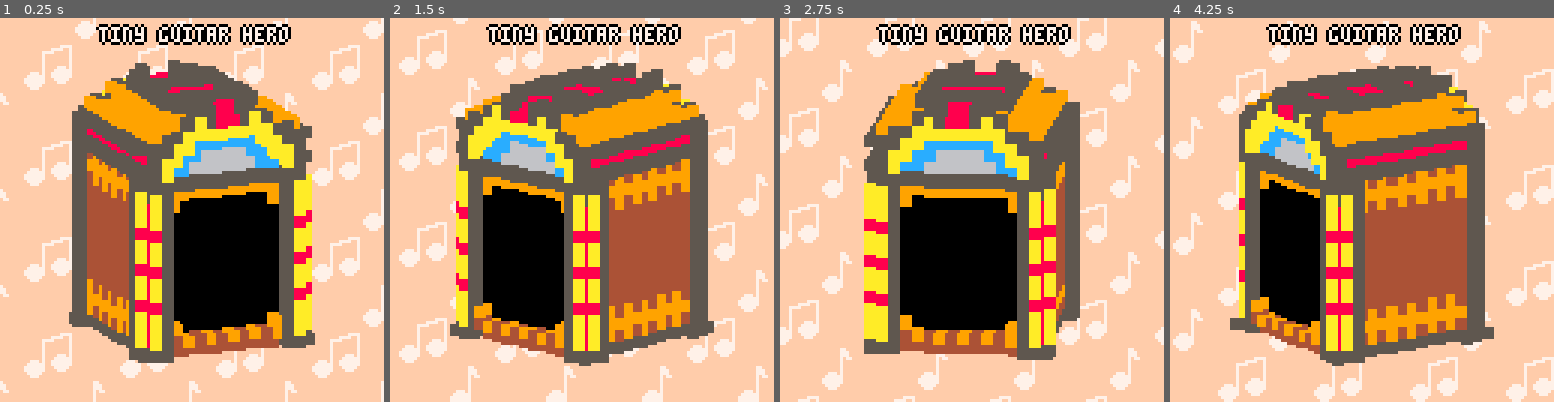
Above: before the commit, frames 1-4 (left to right).
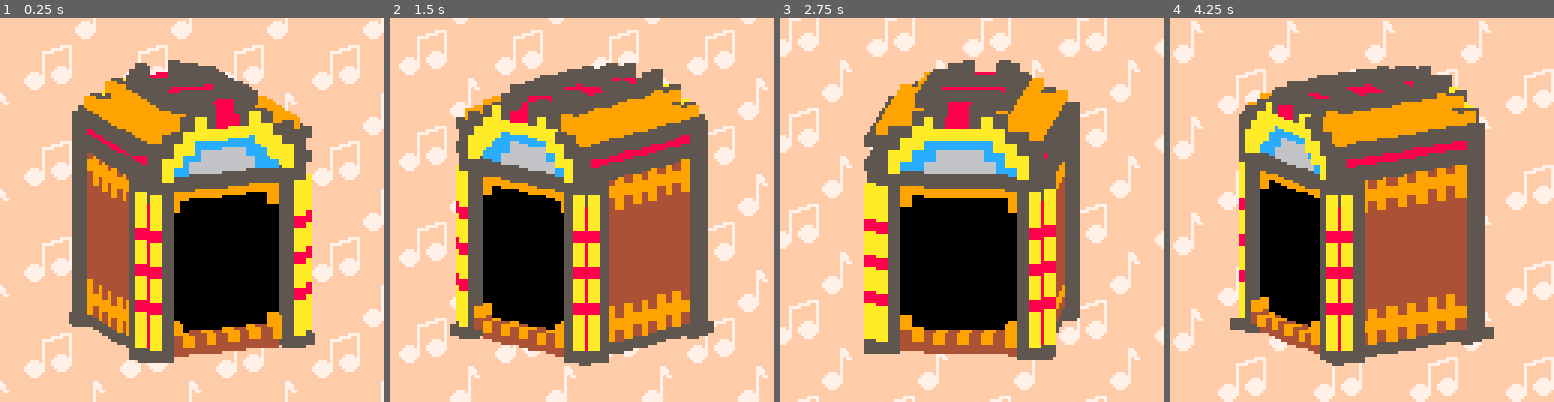
Above: after the commit, the same moments.

Repository: julietteO/pico-8-games
Game: PICO-8 cartridge tiny_tv_jam.p8
The game is run twice, just before and just after one commit, with the same random seed, the same clock (stepped at 60 frames per second) and the same inputs.
Inputs:
- Up to frame 1 (0.25 s): no input
- Up to frame 2 (1.5 s): tap O (Z key) at 0.7 s
- Up to frame 3 (2.75 s): hold Right 1.6-2.1 s; tap O (Z key) at 1.7, 2.1, 2.5 s; hold Up 2.15-2.42 s; hold Right from 2.47 s (still down)
- Up to frame 4 (4.25 s): tap O (Z key) every 0.4 s from 2.9 to 4.1 s; release Right at 3.03 s; hold Left 3.08-3.58 s; hold Down 3.63-3.97 s; hold Right from 4.02 s (still down)

The runs differ from the first frame. In frame 1, 2.0% of the frame differs, in the area x 25-76%, y 1-8%; in frame 2, 2.1%; in frame 3, 2.0%; in frame 4, 2.1%.

Commit message:
Move notes

Diff:
--- a/tiny_tv_jam.p8
+++ b/tiny_tv_jam.p8
@@ -34,7 +34,77 @@
 tv_debug      =false
 
 --game vars
-songs={}
+current_level=1
+timer=0
+songs={
+ {
+ 	title='smoke on the water',
+		length=12,
+ 	notes={
+ 	 {
+ 	 	d='down',
+ 	 	x=3,
+ 	 	y=4,
+ 	 	t=10
+ 	 }, 	 {
+ 	 	d='left',
+ 	 	x=3,
+ 	 	y=4,
+ 	 	t=10
+ 	 }, 	 {
+ 	 	d='right',
+ 	 	x=3,
+ 	 	y=4,
+ 	 	t=10
+ 	 }, 	 {
+ 	 	d='down',
+ 	 	x=3,
+ 	 	y=4,
+ 	 	t=10
+ 	 }, 	 {
+ 	 	d='left',
+ 	 	x=3,
+ 	 	y=4,
+ 	 	t=10
+ 	 }, 	 {
+ 	 	d='up',
+ 	 	x=3,
+ 	 	y=4,
+ 	 	t=10
+ 	 }, 	 {
+ 	 	d='right',
+ 	 	x=3,
+ 	 	y=4,
+ 	 	t=10
+ 	 }, 	 {
+ 	 	d='down',
+ 	 	x=3,
+ 	 	y=4,
+ 	 	t=10
+ 	 }, 	 {
+ 	 	d='left',
+ 	 	x=3,
+ 	 	y=4,
+ 	 	t=10
+ 	 }, 	 {
+ 	 	d='right',
+ 	 	x=3,
+ 	 	y=4,
+ 	 	t=10
+ 	 }, 	 {
+ 	 	d='left',
+ 	 	x=3,
+ 	 	y=4,
+ 	 	t=10
+ 	 }, 	 {
+ 	 	d='down',
+ 	 	x=3,
+ 	 	y=4,
+ 	 	t=10
+ 	 },
+ 	}
+ }
+}
 arrows={
     {
         name='up',
@@ -83,14 +153,17 @@
 
 ---update your game here
 function _game_update()
-    _tilt_tv()
-    _update_arrows()
+ _tilt_tv()
+ _update_arrows()
+ _update_notes()
+	timer+=1
 end
 
 
 ---draw your game here
 function _game_draw()
-    _draw_arrows()
+ _draw_arrows()
+	_draw_notes()
 end
 
 
@@ -105,7 +178,7 @@
 --puts text on the screen (optional)
 function _set_screen_text()
 
- tv_add_text("tiny guitar hero",64,5,1,7,0)
+ -- tv_add_text("tiny guitar hero",64,5,1,7,0)
  --(text,x,y,alignment,color0,color1)
 
 end
@@ -135,27 +208,45 @@
 end
 
 function _update_arrows()
- if btnp(0) then
+ if btn(2) then
   arrows[1].is_active=true
   arrows[2].is_active=false
   arrows[3].is_active=false
   arrows[4].is_active=false
- elseif btnp(1) then
+ elseif btn(3) then
   arrows[1].is_active=false
   arrows[2].is_active=true
   arrows[3].is_active=false
   arrows[4].is_active=false
- elseif btnp(2) then
+ elseif btn(0) then
   arrows[1].is_active=false
   arrows[2].is_active=false
   arrows[3].is_active=true
   arrows[4].is_active=false
- elseif btnp(3) then
+ elseif btn(1) then
   arrows[1].is_active=false
   arrows[2].is_active=false
   arrows[3].is_active=false
   arrows[4].is_active=true
- end
+ else
+  arrows[1].is_active=false
+  arrows[2].is_active=false
+  arrows[3].is_active=false
+  arrows[4].is_active=false
+ end
+end
+
+function _update_notes()
+	for i=1, songs[current_level].length do
+		note=songs[current_level].notes[i]
+		if timer >= note.t then
+			if note.d =='up' then note.x-=1
+		 elseif	note.d =='down' then note.x+=1
+		 elseif	note.d =='left' then note.y-=1
+		 elseif note.d =='right' then note.y+=1
+			end
+		end
+	end
 end
 
 function _draw_arrows()
@@ -168,6 +259,15 @@
   spr(sprite, arrow.x, arrow.y)
  end
 end
+
+function _draw_notes()
+ for i=1,songs[current_level].length	 do
+ 	note=songs[current_level].notes[i]
+		spr(9, note.x, note.y)
+ end
+end
+
+
 
 
 
@@ -425,9 +525,9 @@
 end
 
 __gfx__
-00000000060000006000000006000000606000000000000000000000000000000000000000000000000000000000000000000000000000000000000000000000
-00000000600000000600000060600000060000000000000000000000000000000000000000000000000000000000000000000000000000000000000000000000
-00700700060000006000000000000000000000000000000000000000000000000000000000000000000000000000000000000000000000000000000000000000
+000000000c000000c00000000c000000c0c000000a000000a00000000a000000a0a0000000000000000000000000000000000000000000000000000000000000
+00000000c00000000c000000c0c000000c000000a00000000a000000a0a000000a0000000f000000000000000000000000000000000000000000000000000000
+007007000c000000c000000000000000000000000a000000a0000000000000000000000000000000000000000000000000000000000000000000000000000000
 00077000000000000000000000000000000000000000000000000000000000000000000000000000000000000000000000000000000000000000000000000000
 00077000000000000000000000000000000000000000000000000000000000000000000000000000000000000000000000000000000000000000000000000000
 00700700000000000000000000000000000000000000000000000000000000000000000000000000000000000000000000000000000000000000000000000000
